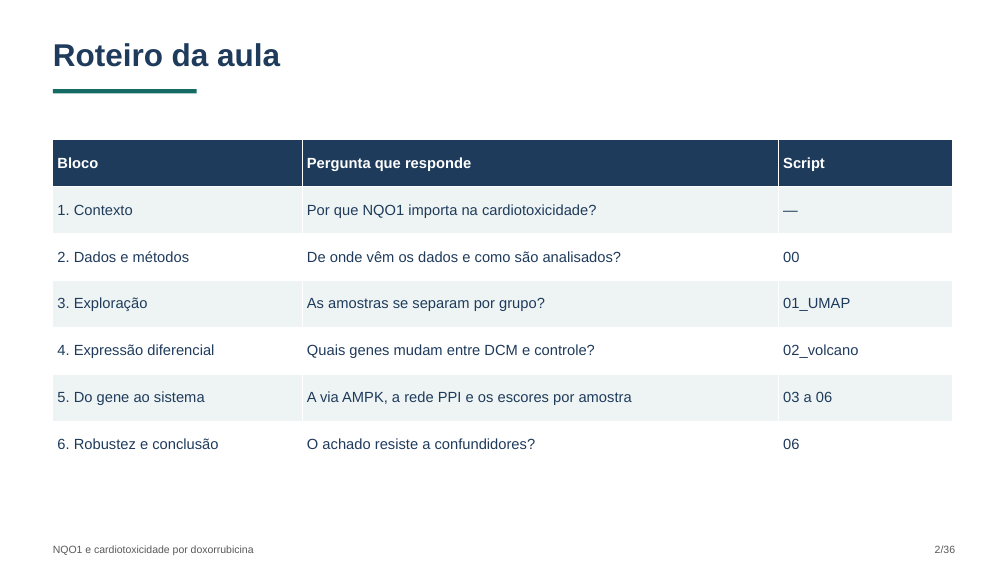
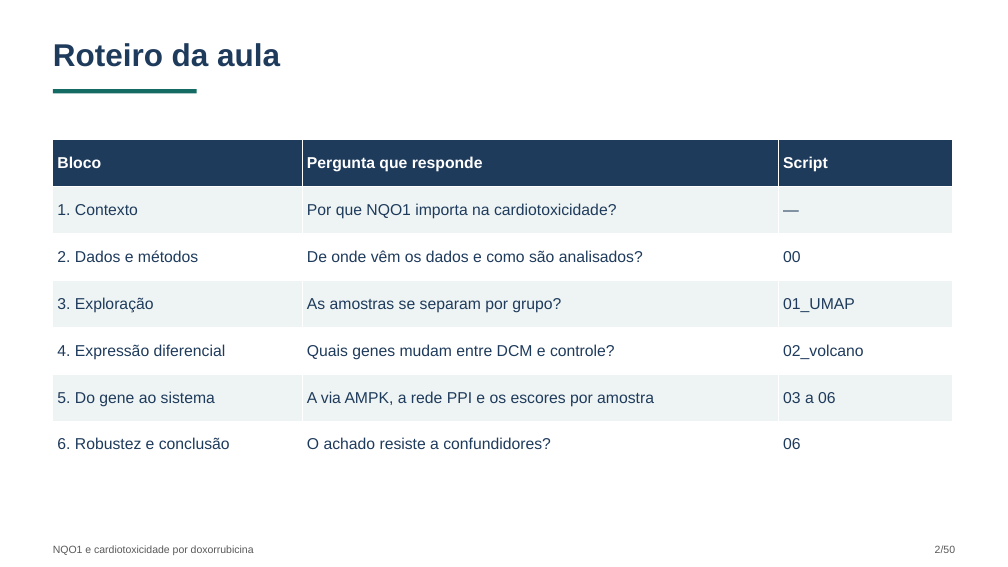
Before and after one commit to lucielesilva/nqo1-doxorrubicina-cardiotoxicidade, a slide deck: slide 2 of tutoriais/APRESENTACAO_NQO1_TUTORIAIS.pptx. Drawn at 1008x567 pixels with LibreOffice and Linux fonts; fonts in the diff are those of the drawing. Boxes give left, top, right and bottom in pixels: in the first picture for what was removed or moved away, otherwise in the second. Text is boxed around its words. In the diff, an @@ line names an element or a change of style, - is before the commit and + after.

```diff
--- a/tutoriais/APRESENTACAO_NQO1_TUTORIAIS.pptx
+++ b/tutoriais/APRESENTACAO_NQO1_TUTORIAIS.pptx
@@ table at box(53, 140, 953, 468) @@
@@ size 14 to 15 pt @@
@@ text at box(935, 545, 955, 553): text changed @@
-2/36
+2/50
```
Also in this commit, not shown: 30 other slides changed, 14 slides added, 2 other files.
